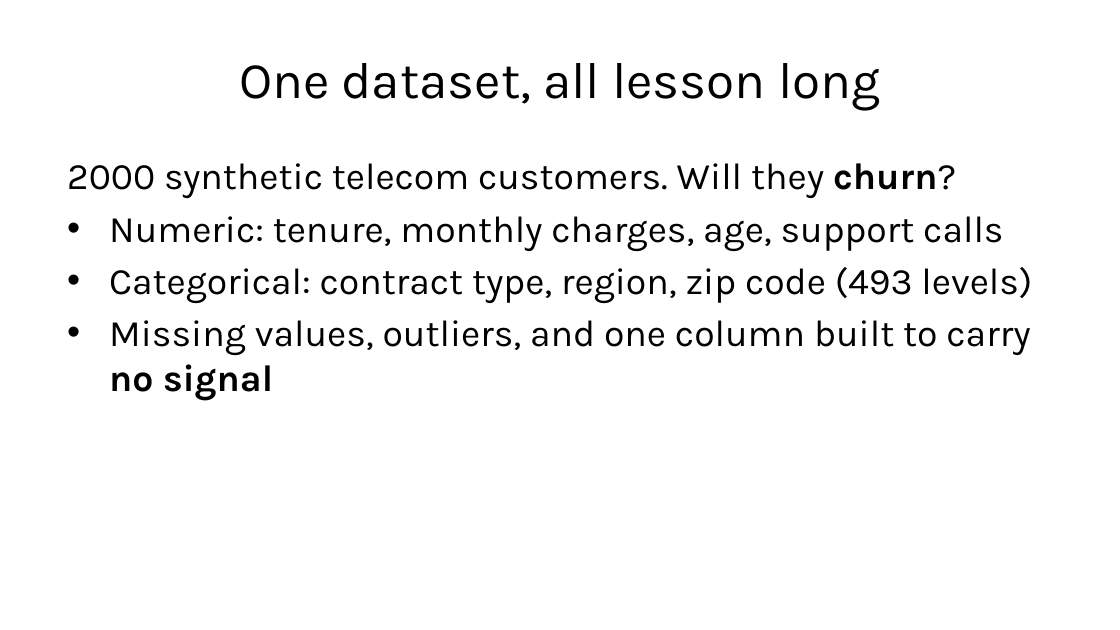
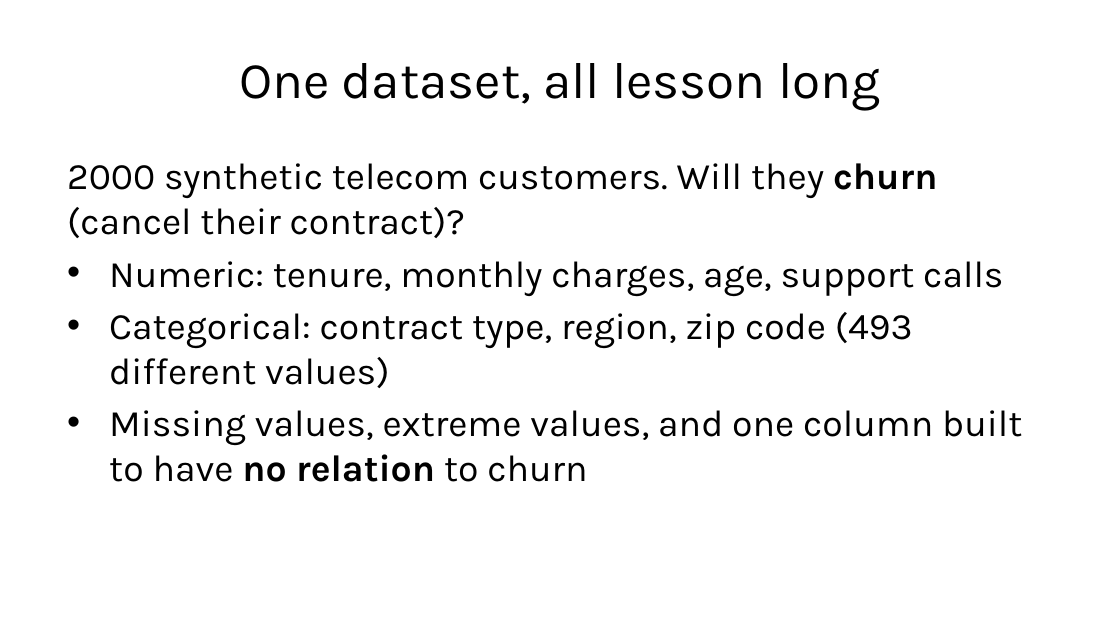
Before and after one commit to fabioantonini/technologies-for-artificial-intelligence, a slide deck: slide 5 of Lessons/02_data_exploration_and_preparation/Slides/data_exploration_and_preparation_slides.pptx. Drawn at 1120x630 pixels with LibreOffice and Linux fonts; fonts in the diff are those of the drawing; background and template pictures are left out. Boxes give left, top, right and bottom in pixels: in the first picture for what was removed or moved away, otherwise in the second. Text is boxed around its words. In the diff, an @@ line names an element or a change of style, - is before the commit and + after.

```diff
--- a/Lessons/02_data_exploration_and_preparation/Slides/data_exploration_and_preparation_slides.pptx
+++ b/Lessons/02_data_exploration_and_preparation/Slides/data_exploration_and_preparation_slides.pptx
@@ text at (x1=67, y1=163, x2=937, y2=238): text changed @@
-2000 synthetic telecom customers. Will they churn?
+2000 synthetic telecom customers. Will they churn (cancel their contract)?
@@ text at (x1=109, y1=312, x2=1022, y2=482): text changed @@
-• Categorical: contract type, region, zip code (493 levels)
-• Missing values, outliers, and one column built to carry no signal
+• Categorical: contract type, region, zip code (493 different values)
+• Missing values, extreme values, and one column built to have no relation to churn
```
Also in this commit, not shown: 25 other slides changed, 7 slides added, 7 slides removed, 2 other files.
